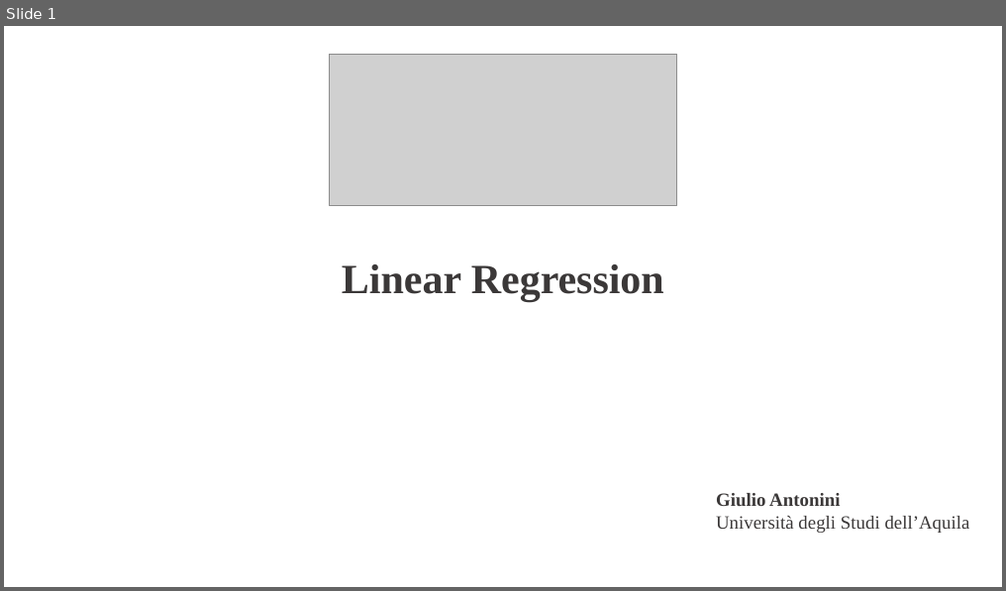
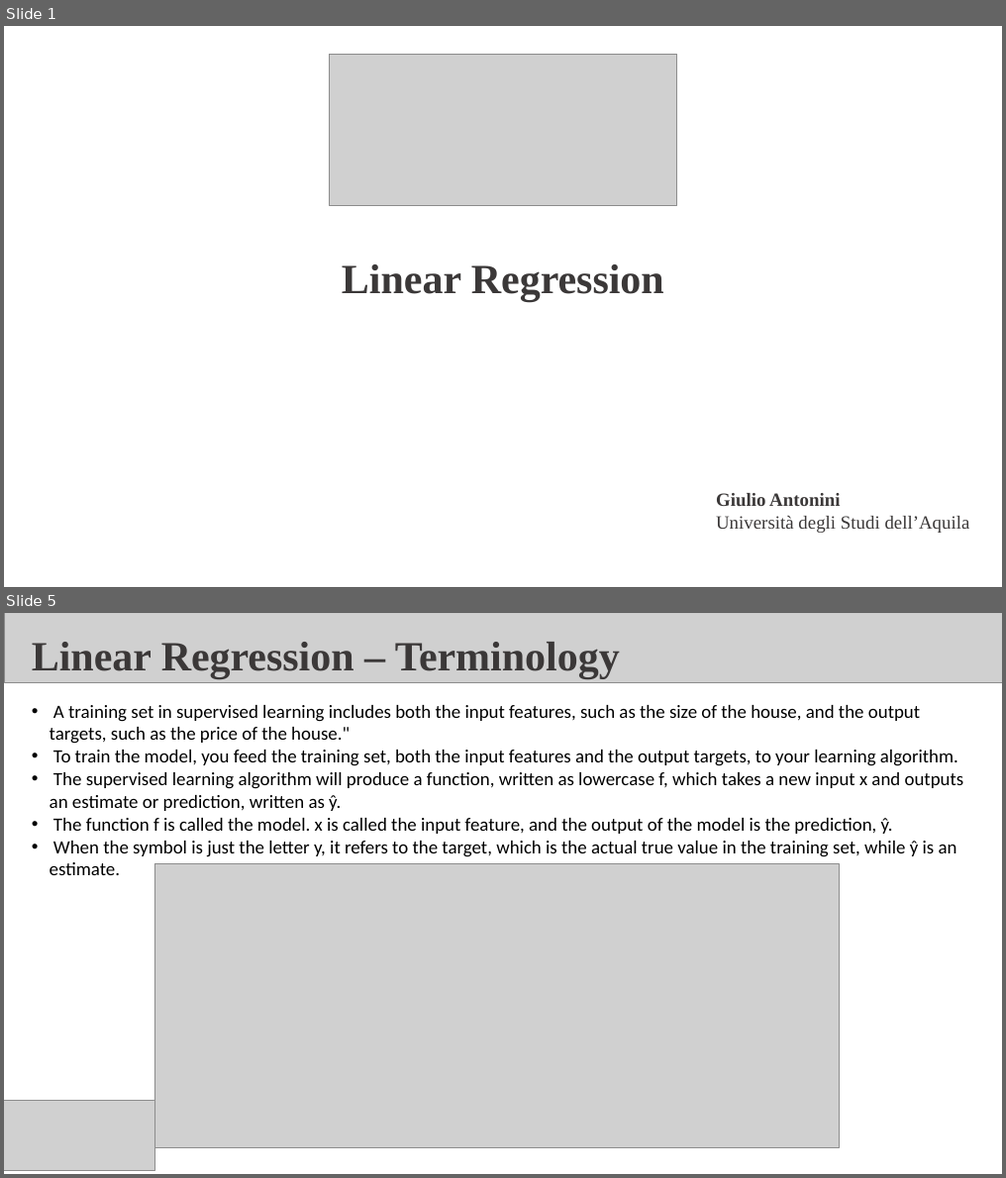
Before and after one commit to fabioantonini/introduction-machine-learning-for-engineers, a slide deck: Lectures/LinearRegression/Slides/LinearRegression.ppt. Shown one above the other, each under a label of ours: slide 1 before the commit, slides 1 and 5 after it; the slides between them are not shown. The pictures are 1006x591 and 1006x1178 pixels, drawn with LibreOffice and Linux fonts; fonts in the diff are those of the drawing; grey boxes stand for pictures; background and template pictures are left out. Boxes give left, top, right and bottom in pixels: in the first picture for what was removed or moved away, otherwise in the second. Text is boxed around its words. In the diff, an @@ line names an element or a change of style, - is before the commit and + after.

```diff
--- a/Lectures/LinearRegression/Slides/LinearRegression.ppt
+++ b/Lectures/LinearRegression/Slides/LinearRegression.ppt
@@ slide 5 added at box(4, 613, 1002, 1174), background #FFFFFF @@
@@ picture added at box(5, 613, 1002, 682) @@
@@ text added at box(32, 642, 620, 678), 40 pt, text #3B3838, bold @@
+Linear Regression – Terminology
@@ text added at box(50, 705, 964, 875), 18 pt, text #000000 @@
+• A training set in supervised learning includes both the input features, such as the size of the house, and the output targets, such as the price of the house."
+• To train the model, you feed the training set, both the input features and the output targets, to your learning algorithm.
+• The supervised learning algorithm will produce a function, written as lowercase f, which takes a new input x and outputs an estimate or prediction, written as ŷ.
+• The function f is called the model. x is called the input feature, and the output of the model is the prediction, ŷ.
+• When the symbol is just the letter y, it refers to the target, which is the actual true value in the training set, while ŷ is an estimate.
@@ picture added at box(154, 864, 839, 1148) @@
@@ picture added at box(4, 1100, 154, 1170) @@
```
Also in this commit, not shown: 1 slide changed, 20 other slides added, 1 slide removed, 23 other files.
